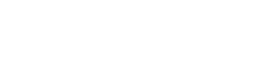
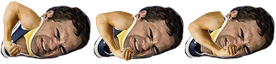
Before/after of a w=276, h=64 layered artwork. What changed in the layer stack:
added group "Shoe" with 9 layers above "Kevin" over [0, 0, 275, 61]
added group "Shoe3" with 2 layers in group "Shoe" over [184, 5, 275, 60]
added layer "Arm" (1st of 3, in "Shoe" › "Shoe3") in group "Shoe3" over [187, 10, 239, 60]
added layer "Layer 3" (1st of 3, in "Shoe" › "Shoe3") in group "Shoe3" over [184, 5, 275, 60]
added group "Shoe2" with 2 layers in group "Shoe" over [93, 5, 184, 61]
added layer "Arm" (2nd of 3, in "Shoe" › "Shoe2") in group "Shoe2" over [94, 10, 137, 61]
added layer "Layer 3" (2nd of 3, in "Shoe" › "Shoe2") in group "Shoe2" over [93, 5, 184, 60]
added group "Shoe1" with 2 layers in group "Shoe" over [0, 0, 91, 60]
added layer "Arm" (3rd of 3, in "Shoe" › "Shoe1") in group "Shoe1" over [2, 0, 42, 58]
added layer "Layer 3" (3rd of 3, in "Shoe" › "Shoe1") in group "Shoe1" over [0, 5, 91, 60]
